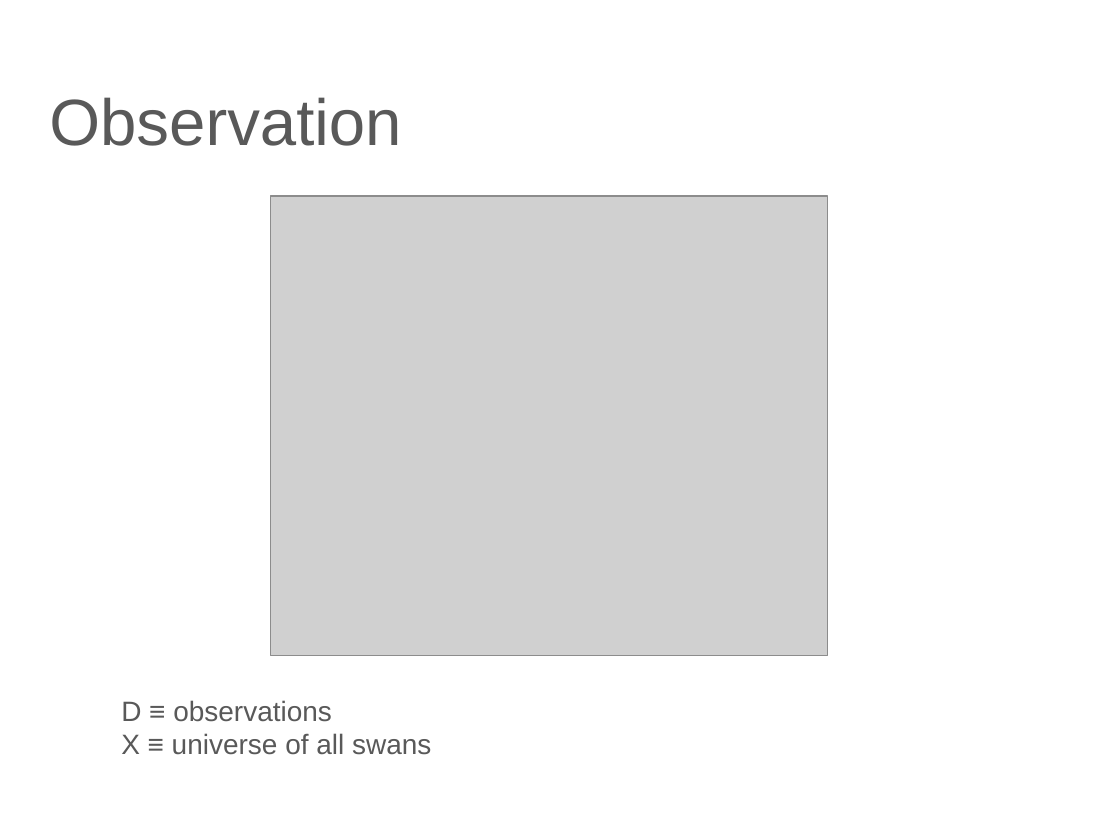
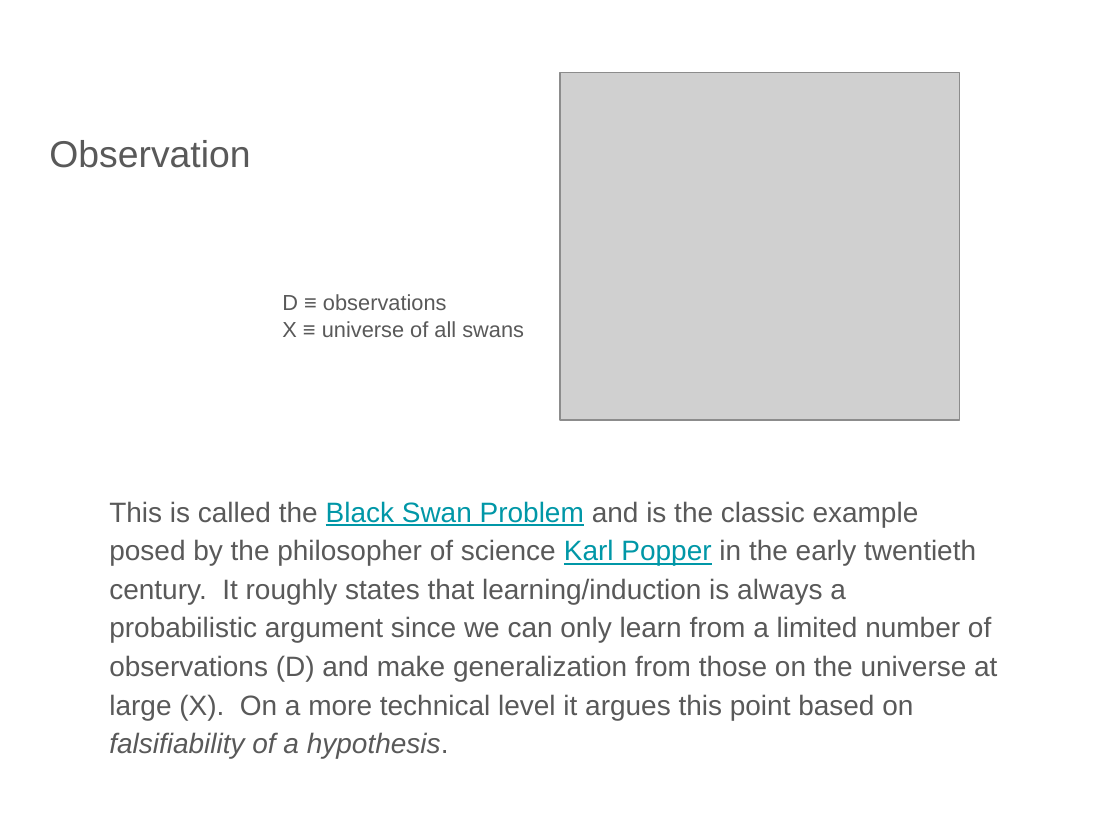
Before and after one commit to lutzhamel/CSC310, a slide deck: slide 7 of notes/06-machine-learning-basics-1.pptx. Drawn at 1120x840 pixels with LibreOffice and Linux fonts; fonts in the diff are those of the drawing; grey boxes stand for pictures. Boxes give left, top, right and bottom in pixels: in the first picture for what was removed or moved away, otherwise in the second. Text is boxed around its words. In the diff, an @@ line names an element or a change of style, - is before the commit and + after.

```diff
--- a/notes/06-machine-learning-basics-1.pptx
+++ b/notes/06-machine-learning-basics-1.pptx
@@ picture: place and size @@
-picture at (271,196,828,656)
+picture at (560,73,960,420)
@@ title "Observation": place and size @@
-title "Observation" at (49,97,401,146)
+title "Observation" at (49,140,250,168)
@@ title "Observation" at (49,140,250,168): size 42 to 24 pt @@
@@ text "D ≡ observations": place and size @@
-text "D ≡ observations" at (121,700,431,755)
+text "D ≡ observations" at (282,294,524,337)
@@ text "D ≡ observations" at (282,294,524,337): size 18 to 14 pt @@
@@ text added at (109,501,997,758), 18 pt, text #595959 @@
+This is called the Black Swan Problem and is the classic example posed by the philosopher of science Karl Popper in the early twentieth century. It roughly states that learning/induction is always a probabilistic argument since we can only learn from a limited number of observations (D) and make generalization from those on the universe at large (X). On a more technical level it argues this point based on falsifiability of a hypothesis.
```
Also in this commit, not shown: 2 other files.
